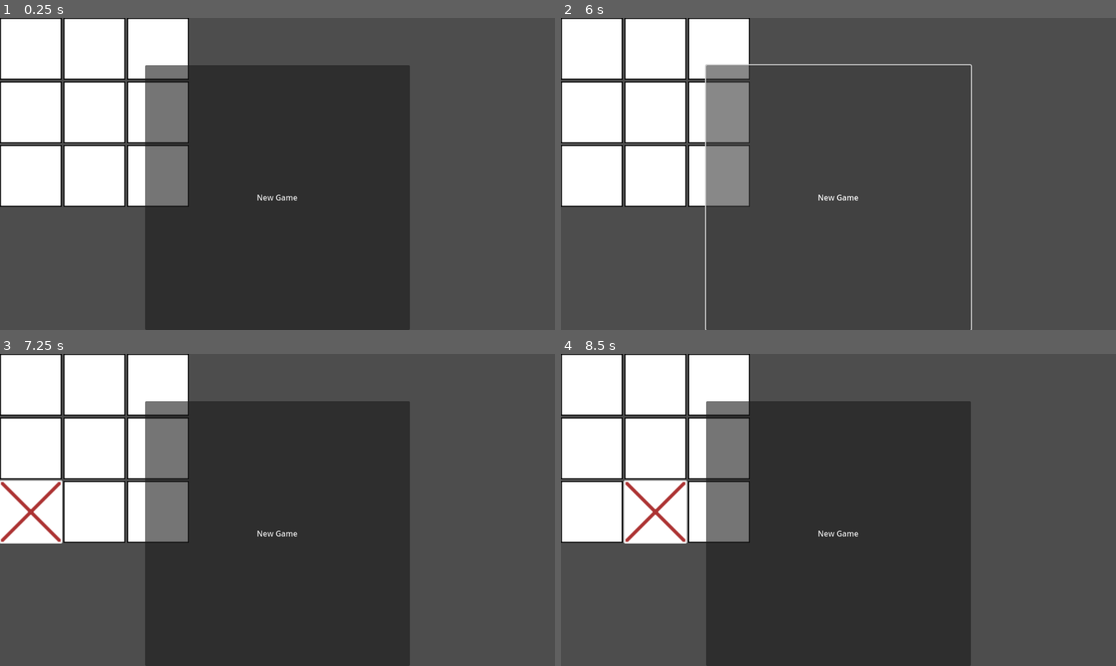
Above: before the commit, frames 1-4 (two rows, left to right).
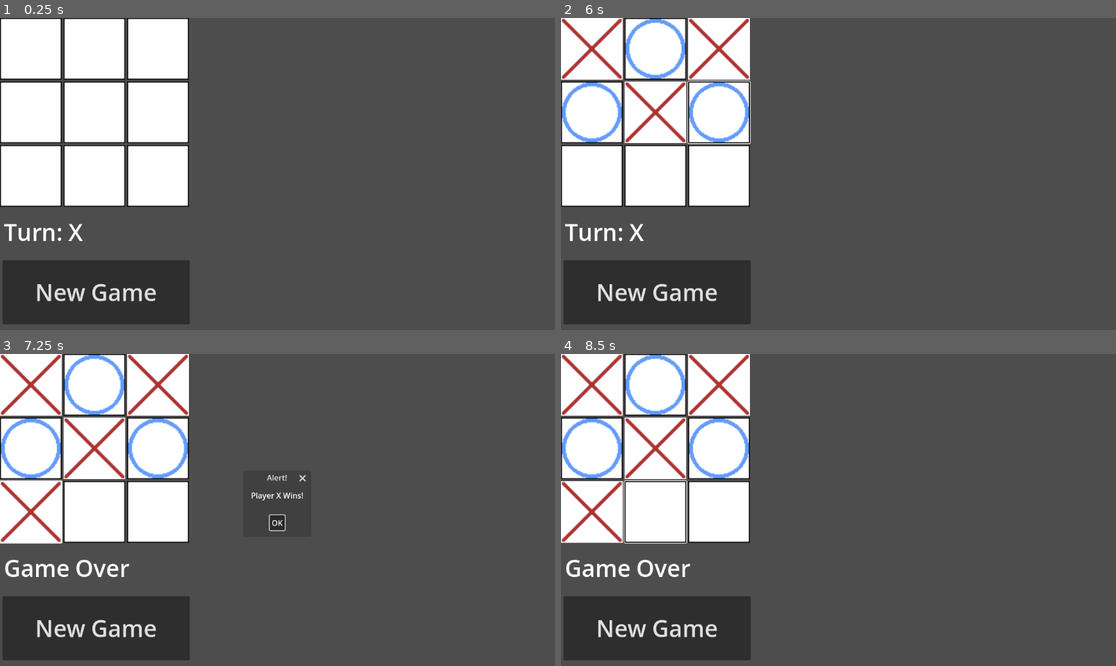
Above: after the commit, the same moments.

Repository: riyarraj05/tictactoe
Game: Godot game, scene res://scenes/Game.tscn
Same seed, same stepped clock (60 frames per second), same inputs: the game is played once before the commit and once after it.
Inputs (mouse positions are in pixels of both pictures, inside the frame that each line leads up to):
- Up to frame 1 (0.25 s): no input
- Up to frame 2 (6 s): click "New Game" at 0.5 s; click "New Game" at 1.25 s; click (594, 49) at 2 s; click (655, 49) at 2.75 s; click (716, 49) at 3.5 s; click (594, 111) at 4.25 s; click (655, 111) at 5 s; click (716, 111) at 5.75 s
- Up to frame 3 (7.25 s): click (33, 513) at 6.5 s
- Up to frame 4 (8.5 s): click (838, 522) at 7.25 s, where only the run after the commit has a clickable "OK"; click (655, 513) at 8 s

The runs differ from the first frame. In frame 1, 44% of the frame differs, in the area x 0-74%, y 15-100%; in frame 2, 13%; in frame 3, 45%; in frame 4, 48%, in the area x 0-74%, y 0-100%.

Commit message:
made changes to positions of TurnLabel, and NewGameButton

Diff:
--- a/306-asn-2/scenes/Game.tscn
+++ b/306-asn-2/scenes/Game.tscn
@@ -1,6 +1,6 @@
 [gd_scene load_steps=12 format=3 uid="uid://csy2psargmksg"]
 
-[ext_resource type="Script" uid="uid://cd3aq37pccnnm" path="res://scenes/game.gd" id="1_ibkli"]
+[ext_resource type="Script" uid="uid://cd3aq37pccnnm" path="res://script/game.gd" id="1_ibkli"]
 [ext_resource type="Texture2D" uid="uid://b5qj5e5w3dnja" path="res://assets/asn2edited.png" id="2_qbsmt"]
 
 [sub_resource type="StyleBoxTexture" id="StyleBoxTexture_cpr0p"]
@@ -41,9 +41,17 @@
 
 [node name="TurnLabel" type="Label" parent="."]
 custom_minimum_size = Vector2(0, 50)
-layout_mode = 0
-offset_right = 40.0
-offset_bottom = 23.0
+layout_mode = 1
+anchors_preset = 4
+anchor_top = 0.5
+anchor_bottom = 0.5
+offset_left = 8.0
+offset_top = 87.0
+offset_right = 172.0
+offset_bottom = 160.0
+grow_vertical = 2
+theme_override_colors/font_color = Color(1, 1, 1, 1)
+theme_override_font_sizes/font_size = 48
 text = "Turn: X"
 
 [node name="BoardView" type="GridContainer" parent="."]
@@ -108,15 +116,16 @@
 theme_override_styles/normal = SubResource("StyleBoxTexture_3xj3m")
 
 [node name="NewGameButton" type="Button" parent="."]
-custom_minimum_size = Vector2(150, 50)
+custom_minimum_size = Vector2(384, 128)
 layout_mode = 1
 anchors_preset = -1
-anchor_left = 0.2612847
-anchor_top = 0.15123457
-anchor_right = 0.7387153
-anchor_bottom = 1.0
+anchor_left = 0.004340278
+anchor_top = 0.77623457
+anchor_right = 0.3420139
+anchor_bottom = 0.9814815
 grow_horizontal = 2
 grow_vertical = 0
+theme_override_font_sizes/font_size = 48
 text = "New Game"
 metadata/_edit_use_anchors_ = true
 
Renamed: 306-asn-2/scenes/game.gd -> 306-asn-2/script/game.gd
Renamed: 306-asn-2/scenes/game.gd.uid -> 306-asn-2/script/game.gd.uid
